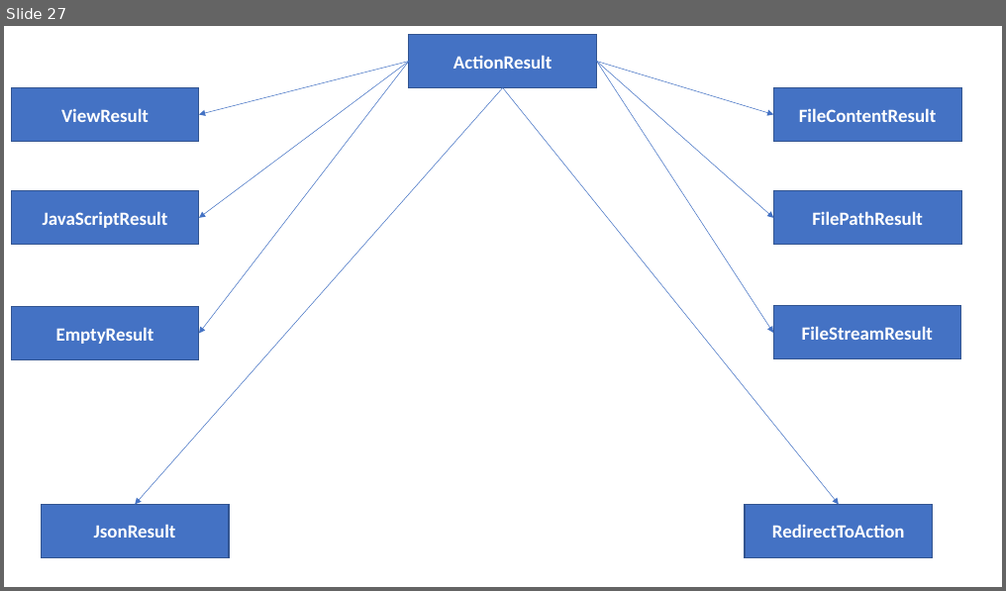
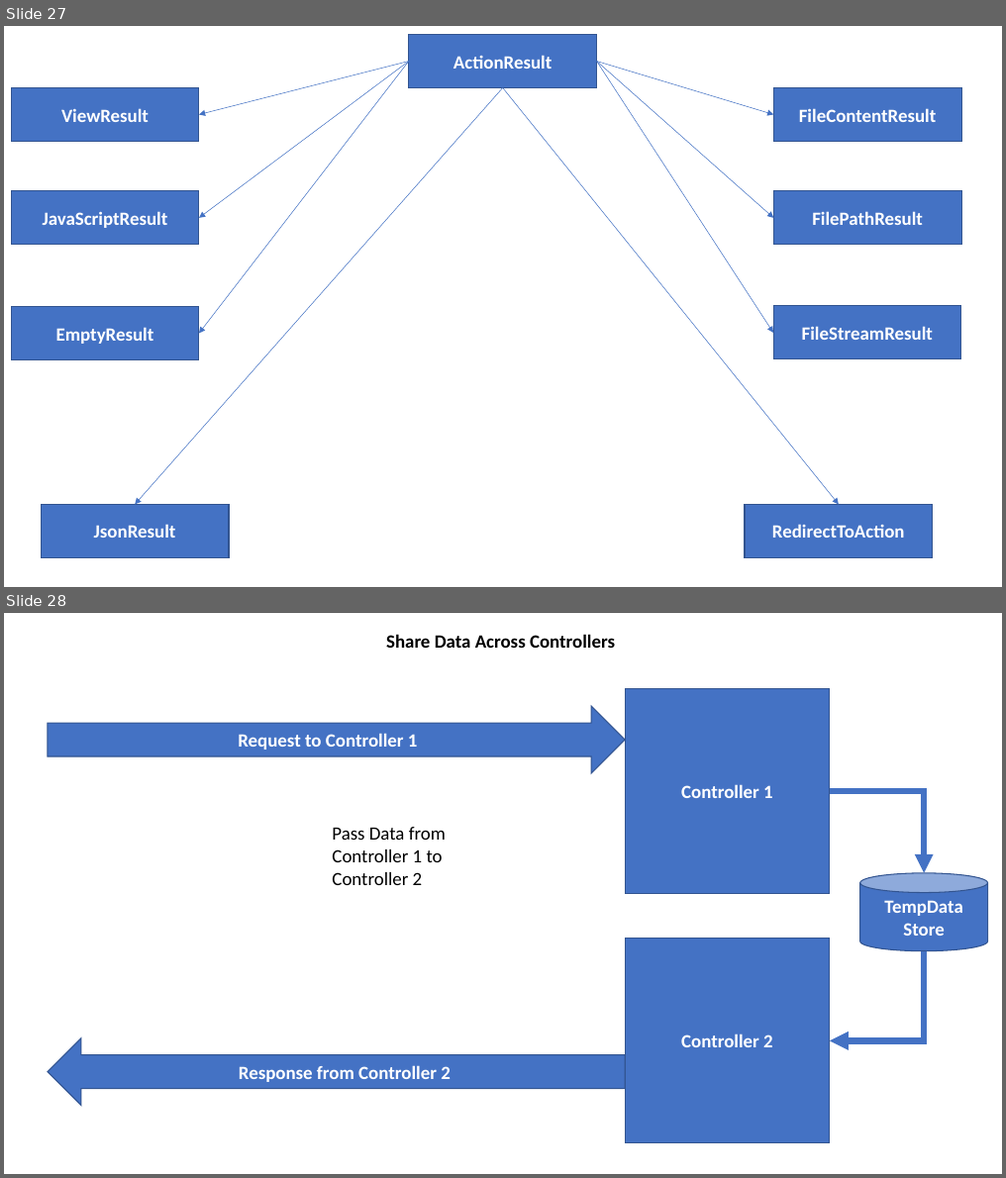
Before and after one commit to maheshsabnis/SimSept2002, a slide deck: Training_Images.pptx. Shown one above the other, each under a label of ours: slide 27 before the commit, slides 27 and 28 after it. The pictures are 1006x591 and 1006x1178 pixels, drawn with LibreOffice and Linux fonts; fonts in the diff are those of the drawing. Boxes give left, top, right and bottom in pixels: in the first picture for what was removed or moved away, otherwise in the second. Text is boxed around its words. In the diff, an @@ line names an element or a change of style, - is before the commit and + after.

```diff
--- a/Training_Images.pptx
+++ b/Training_Images.pptx
@@ slide 28 added at [4, 613, 1002, 1174], background #FFFFFF @@
@@ text added at [386, 634, 615, 648], 18 pt, text #000000, bold @@
+Share Data Across Controllers
@@ rectangle added at [626, 688, 830, 894], fill #4472C4, outline #325491 1 pt, 18 pt, text #FFFFFF, bold @@
+Controller 1
@@ right arrow added at [48, 706, 625, 773], fill #4472C4, outline #325491 1 pt, 18 pt, text #FFFFFF, bold @@
+Request to Controller 1
@@ elbow arrow added from (830, 791) to (924, 873), #4472C4 6 pt @@
@@ text added at [332, 827, 446, 885], 18 pt, text #000000 @@
+Pass Data from Controller 1 to Controller 2
@@ cylinder added at [860, 873, 988, 952], fill #4472C4, outline #325491 1 pt, 18 pt, text #FFFFFF, bold @@
+TempData
+Store
@@ rectangle added at [626, 939, 830, 1144], fill #4472C4, outline #325491 1 pt, 18 pt, text #FFFFFF, bold @@
+Controller 2
@@ elbow arrow added from (924, 952) to (830, 1042), #4472C4 6 pt @@
@@ left arrow added at [48, 1039, 625, 1106], fill #4472C4, outline #325491 1 pt, 18 pt, text #FFFFFF, bold @@
+Response from Controller 2
```
Also in this commit, not shown: 11 other files.
